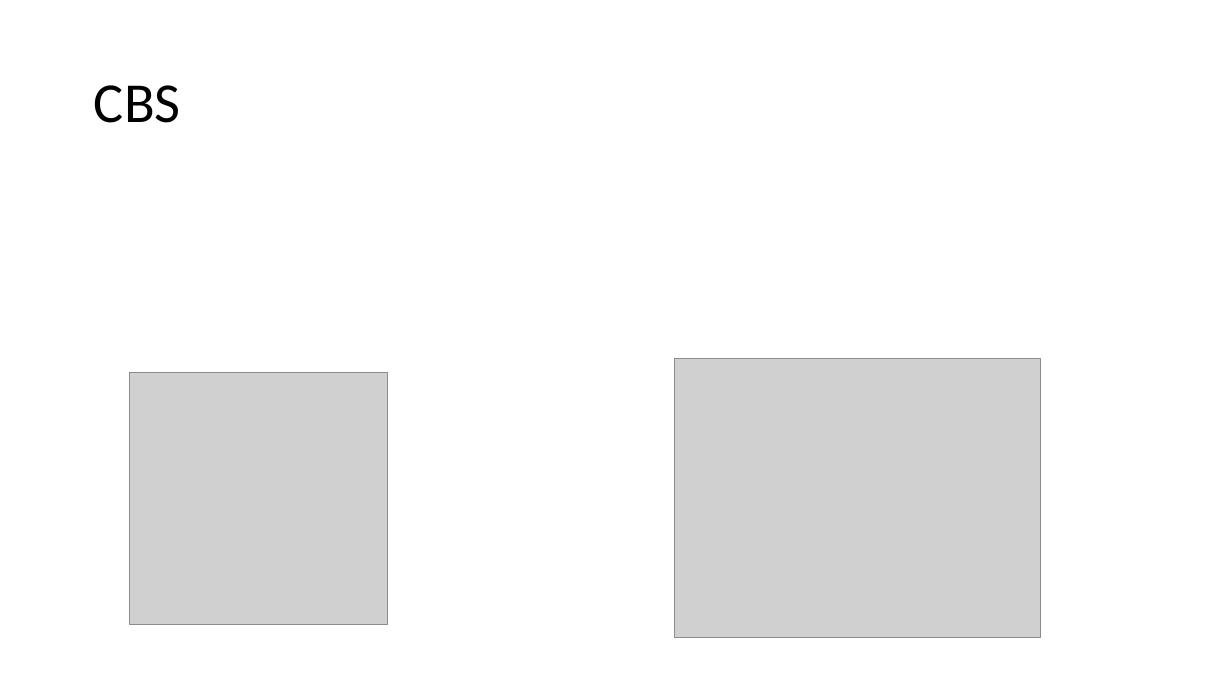
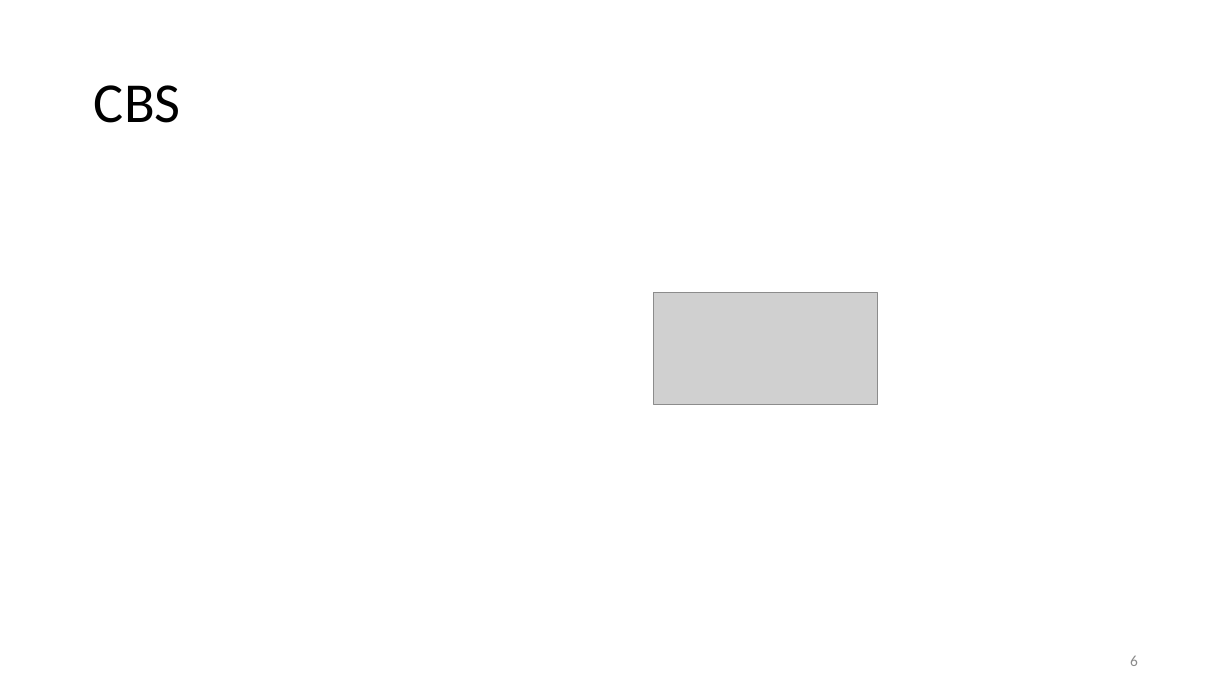
Before and after one commit to DemirDorukDilek/CBS, a slide deck: slide 6 of dahahilipls.pptx. Drawn at 1232x693 pixels with LibreOffice and Linux fonts; fonts in the diff are those of the drawing; grey boxes stand for pictures. Boxes give left, top, right and bottom in pixels: in the first picture for what was removed or moved away, otherwise in the second. Text is boxed around its words. In the diff, an @@ line names an element or a change of style, - is before the commit and + after.

```diff
--- a/dahahilipls.pptx
+++ b/dahahilipls.pptx
@@ picture added at bbox=[653, 293, 877, 405] @@
@@ picture removed at bbox=[675, 359, 1042, 638] @@
@@ picture removed at bbox=[129, 372, 387, 625] @@
@@ page number added at bbox=[1130, 655, 1138, 666], 12 pt, text #8C8C8C @@
+6
```
Also in this commit, not shown: 9 other slides changed, 8 slides added, 3 slides removed, 1 other file.
